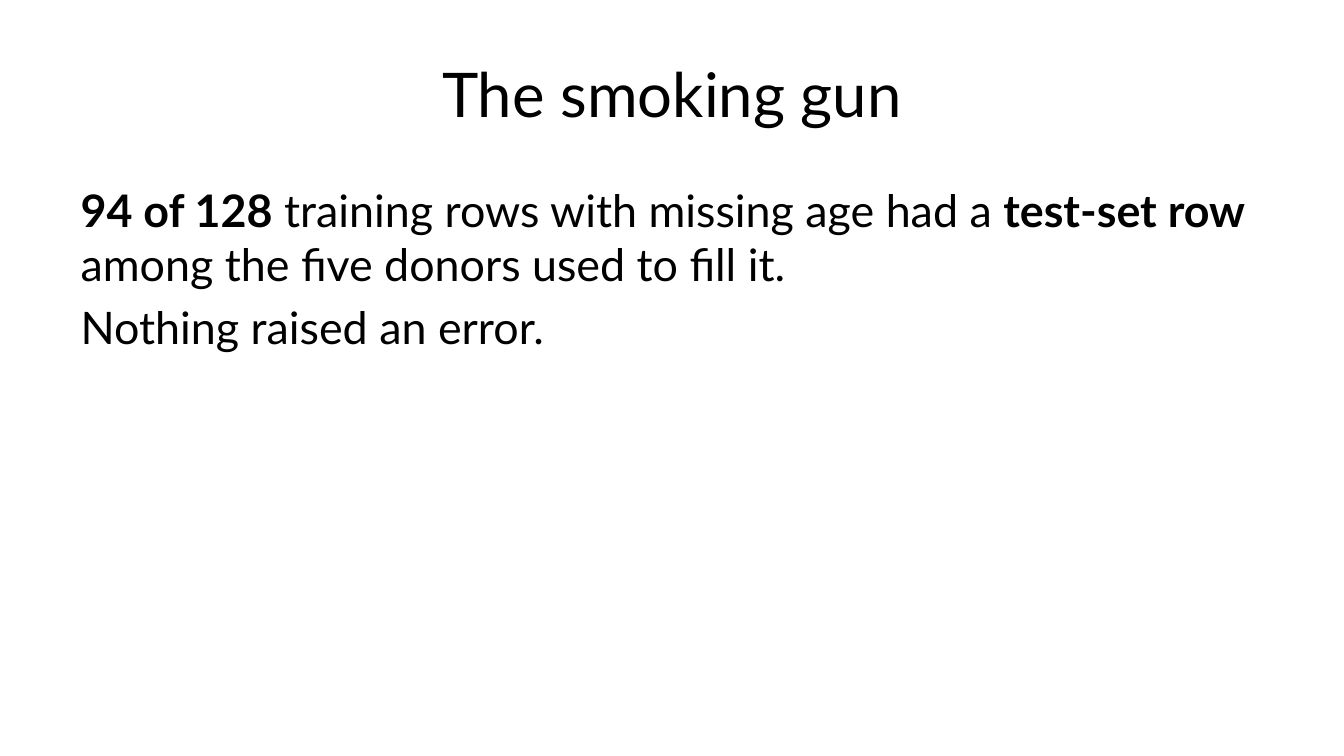
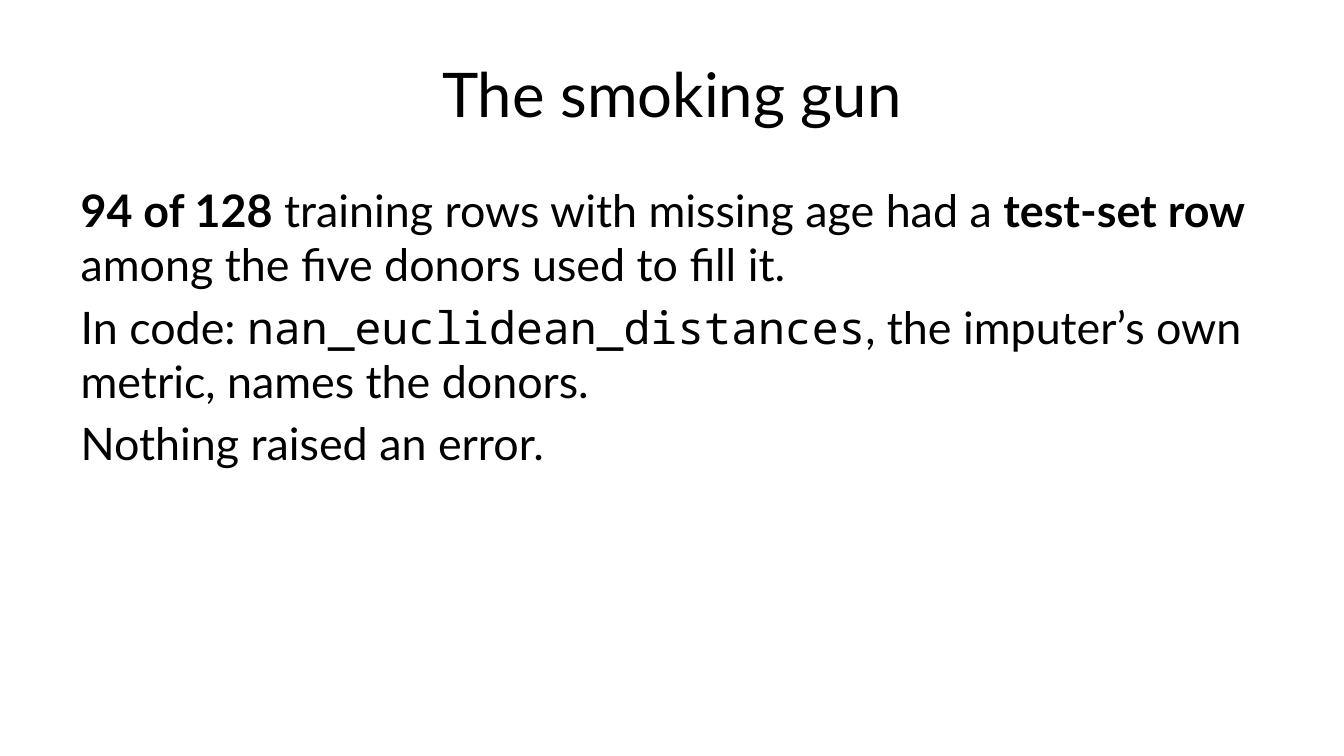
Before and after one commit to fabioantonini/technologies-for-artificial-intelligence, a slide deck: slide 45 of Lessons/02_data_exploration_and_preparation/Slides/data_exploration_and_preparation_slides.pptx. Drawn at 1344x756 pixels with LibreOffice and Linux fonts; fonts in the diff are those of the drawing; background and template pictures are left out. Boxes give left, top, right and bottom in pixels: in the first picture for what was removed or moved away, otherwise in the second. Text is boxed around its words. In the diff, an @@ line names an element or a change of style, - is before the commit and + after.

```diff
--- a/Lessons/02_data_exploration_and_preparation/Slides/data_exploration_and_preparation_slides.pptx
+++ b/Lessons/02_data_exploration_and_preparation/Slides/data_exploration_and_preparation_slides.pptx
@@ text at <box>81,310,1241,404</box>: paragraph added @@
+In code: nan_euclidean_distances, the imputer’s own metric, names the donors.
```
Also in this commit, not shown: 5 other slides changed, 2 slides added, 2 slides removed, 2 other files.
